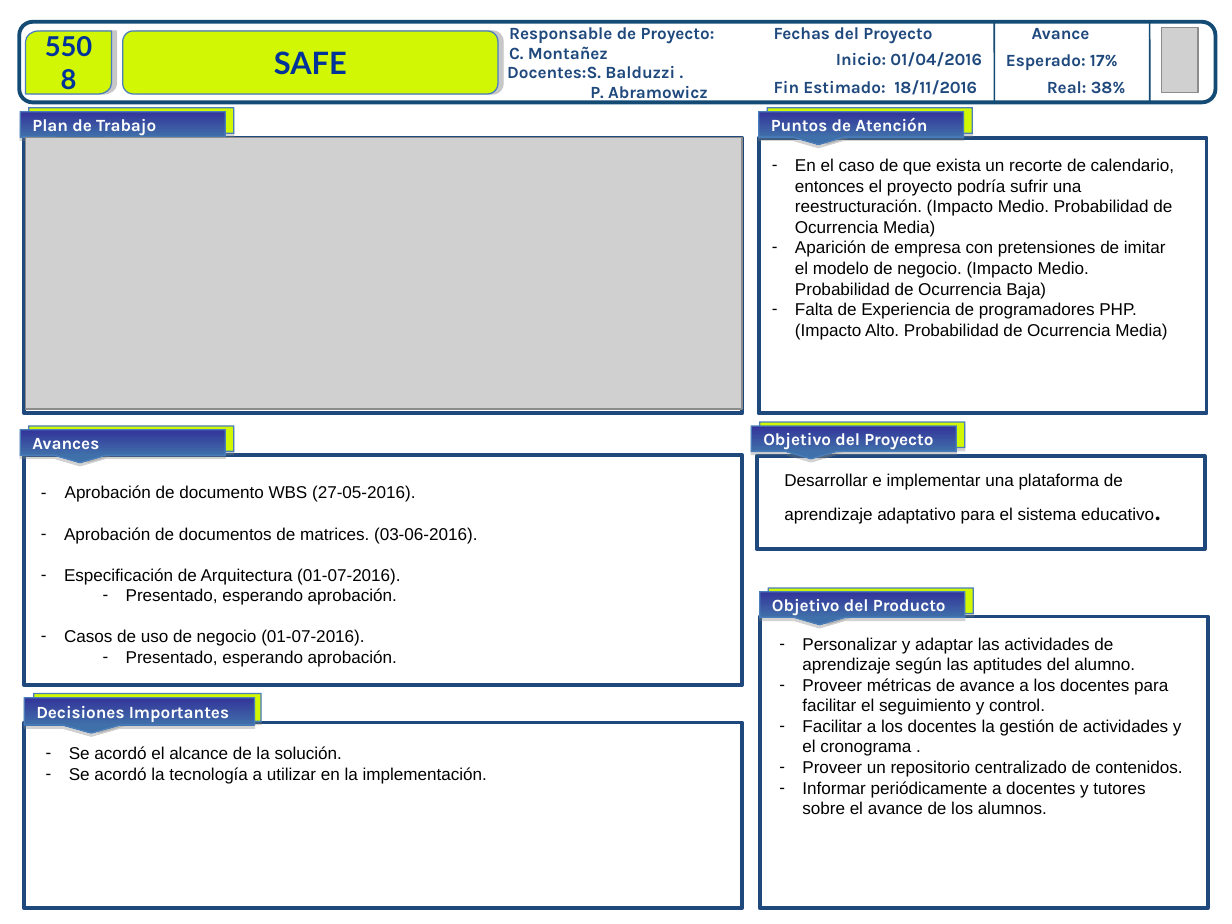
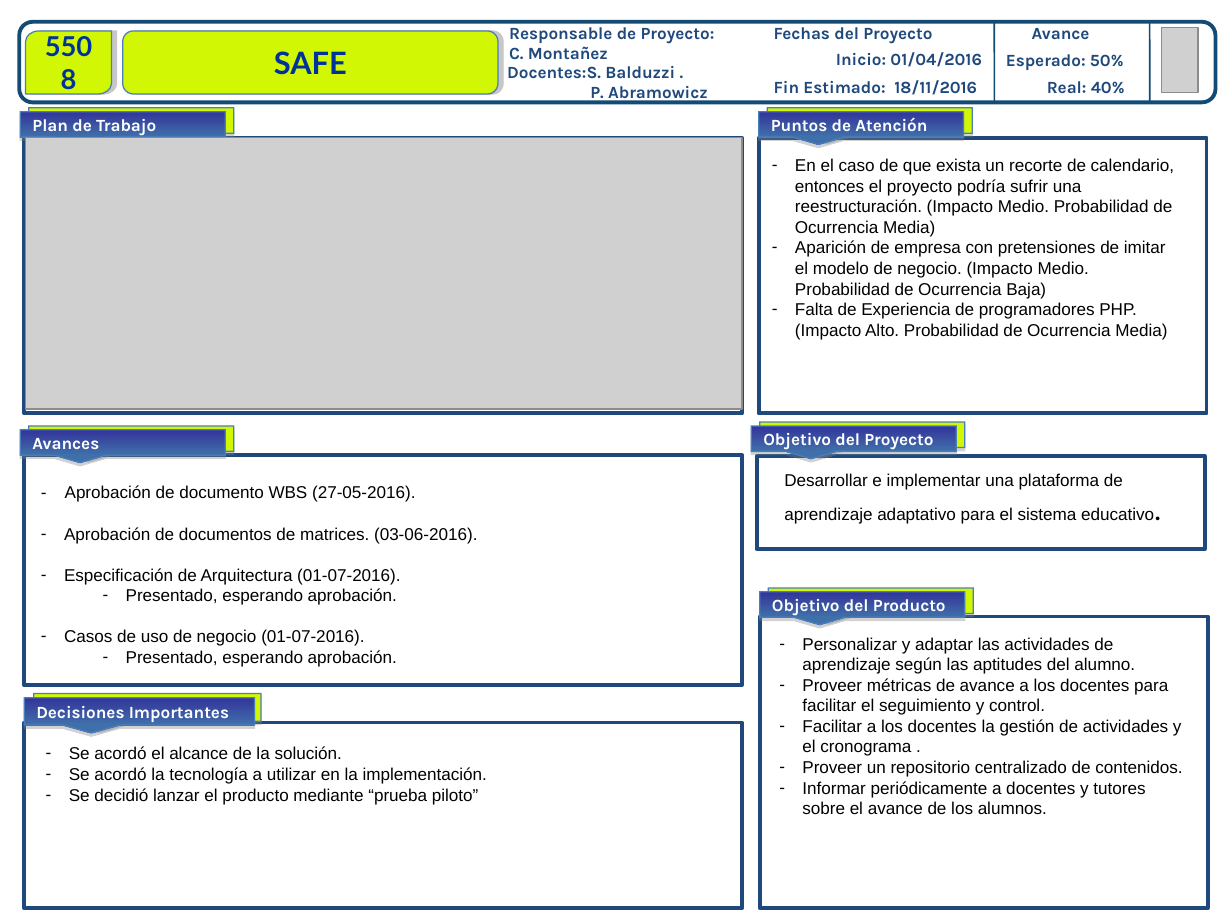
Before and after one commit to safabox/SAFE, a slide deck: slide 3 of trunk/docs/Entregables/Tablero de control/GRUPO 5508 - SAFE - Tablero de control integral - UTN - v1.2.pptx. Drawn at 1232x924 pixels with LibreOffice and Linux fonts; fonts in the diff are those of the drawing; grey boxes stand for pictures. Boxes give left, top, right and bottom in pixels: in the first picture for what was removed or moved away, otherwise in the second. Text is boxed around its words. In the diff, an @@ line names an element or a change of style, - is before the commit and + after.

```diff
--- a/trunk/docs/Entregables/Tablero de control/GRUPO 5508 - SAFE - Tablero de control integral - UTN - v1.2.pptx
+++ b/trunk/docs/Entregables/Tablero de control/GRUPO 5508 - SAFE - Tablero de control integral - UTN - v1.2.pptx
@@ text at box(1006, 54, 1124, 70): text changed @@
-Esperado: 17%
+Esperado: 50%
@@ text at box(1047, 81, 1125, 94): text changed @@
-Real: 38%
+Real: 40%
@@ text at box(69, 788, 478, 805): paragraph added @@
+– Se decidió lanzar el producto mediante “prueba piloto”
```
Also in this commit, not shown: 1 other slide changed.
